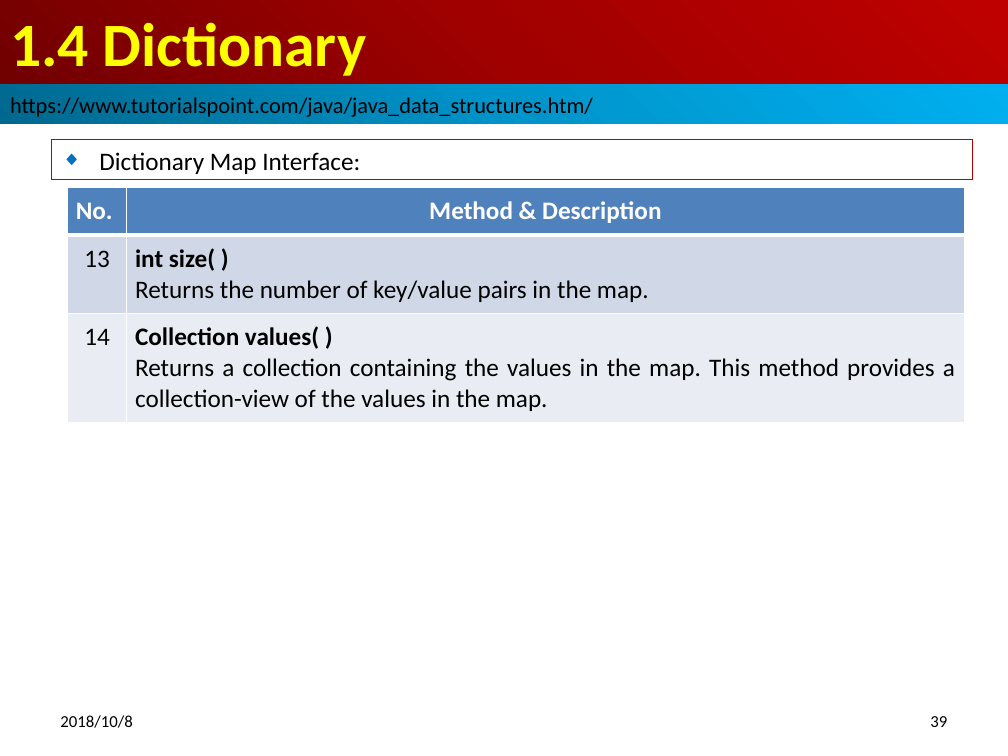
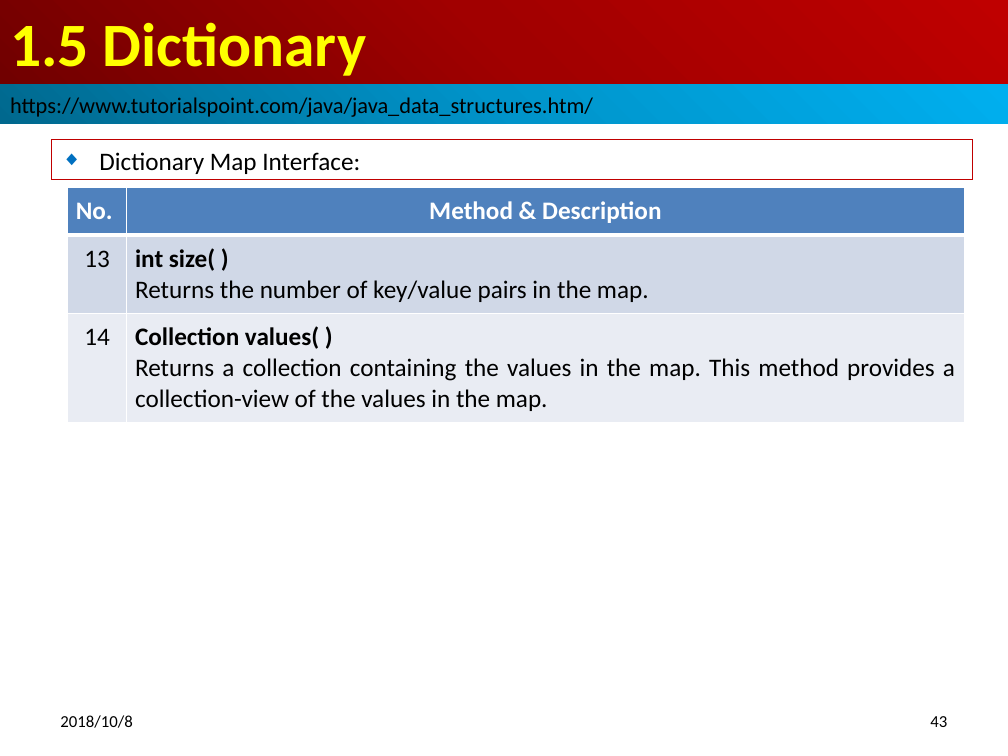
Before and after one commit to peterhchen/java-adv, a slide deck: slide 43 of 15_Ch01_DataStruct.pptx (slide 39 before the commit). Drawn at 1008x756 pixels with LibreOffice and Linux fonts; fonts in the diff are those of the drawing. Boxes give left, top, right and bottom in pixels: in the first picture for what was removed or moved away, otherwise in the second. Text is boxed around its words. In the diff, an @@ line names an element or a change of style, - is before the commit and + after.

```diff
--- a/15_Ch01_DataStruct.pptx
+++ b/15_Ch01_DataStruct.pptx
@@ title at bbox=[10, 22, 366, 76]: text changed @@
-1.4 Dictionary
+1.5 Dictionary
@@ page number at bbox=[930, 716, 947, 727]: text changed @@
-39
+43
```
Also in this commit, not shown: 23 other slides changed, 4 slides added, 2 other files.
